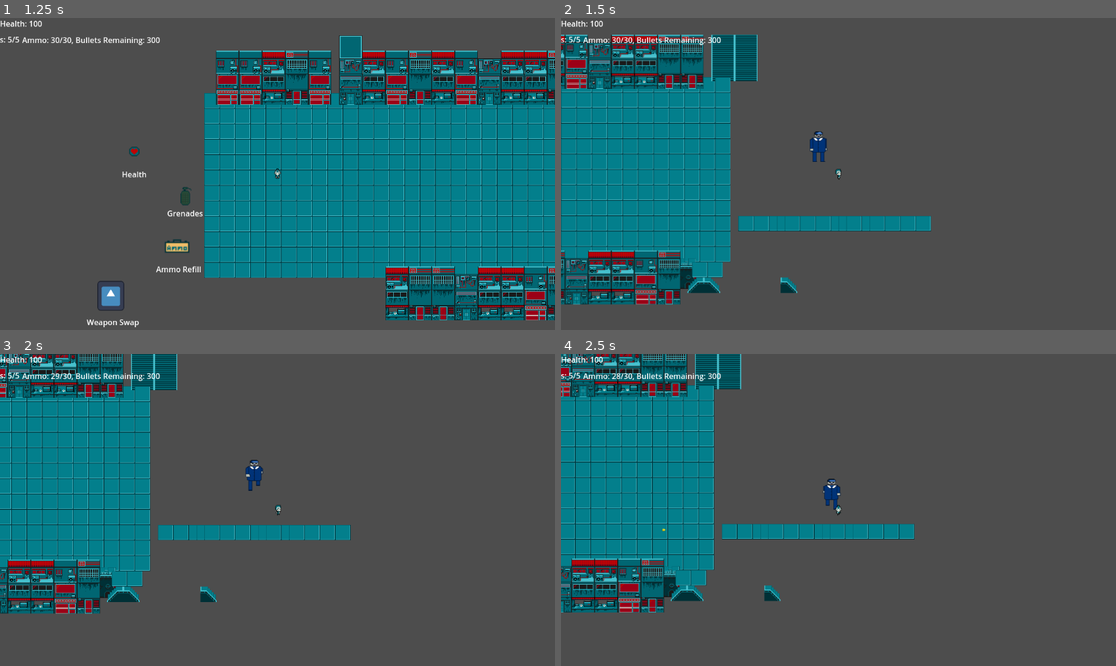
Above: before the commit, frames 1-4 (two rows, left to right).
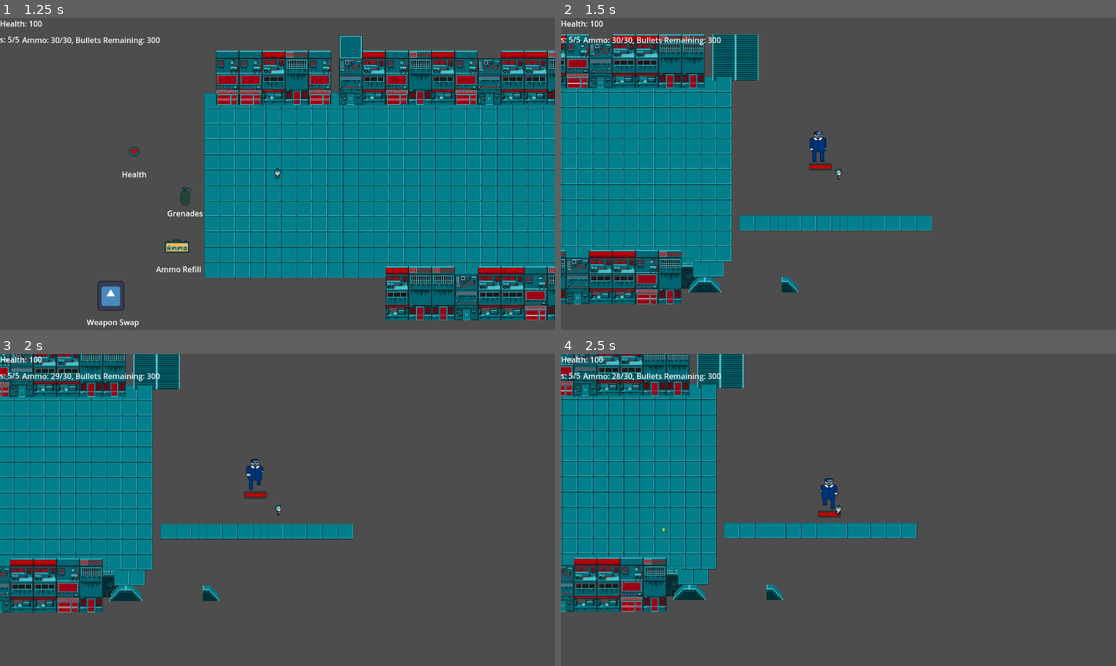
Above: after the commit, the same moments.

Repository: BradMcGlynnUWO/godot-project
Game: Godot game, scene res://main.tscn
Two runs of this game, one before a commit and one after it. Both use one fixed random seed, a clock stepped at 60 frames per second and the inputs below. The engine's default icon, where the game draws it, is replaced by a stand-in: a white triangle on a blue panel in a dark square.
Inputs (mouse positions are in pixels of both pictures, inside the frame that each line leads up to):
- Up to frame 1 (1.25 s): click "Play" at 0.5 s
- Up to frame 2 (1.5 s): tap Enter at 1.25 s; move the mouse to (960, 158) at 1.27 s; hold Right (ui_right) from 1.28 s (still down); tap Shift (dash) at 1.35 s
- Up to frame 3 (2 s): keep holding Right (ui_right); tap Space (ui_select) at 1.52 s
- Up to frame 4 (2.5 s): move the mouse to (727, 525) at 2.02 s; release Right (ui_right) at 2.03 s; hold Down (ui_down) from 2.03 s (still down); tap Shift (dash) at 2.1 s; tap Space (ui_select) at 2.27 s

Frame 1 is identical in both runs. In frame 2, 9.9% of the frame differs, in the area x 0-67%, y 5-92%; in frame 3, 11%; in frame 4, 11%, in the area x 0-65%, y 0-83%.

Commit message:
added brute health bar and fixed collision stuff - removed manual setting of collision layer/mask of bullet. Set its layer in the tscn file instead from the editor - removed some print statements - added health bar for brute which gets reduced every time take_damage gets called - slight refactoring

Diff:
--- a/Temporal Mirage - Cybernetic Reclaim/BaseClasses/Bullets/Bullet.gd
+++ b/Temporal Mirage - Cybernetic Reclaim/BaseClasses/Bullets/Bullet.gd
@@ -9,14 +9,11 @@
 
 
 func _ready():
-	collision_layer = 1 << 2 # This sets the third bit, representing layer 3
-	collision_mask = (1 << 0) | (1 << 1)  # This sets the first and second bits, representing layers 1 (Player) and 2 (Enemy)
 	initial_position = global_position
 
 func _process(delta):
 	global_position += direction * speed * delta
 	if initial_position.distance_to(global_position) > weapon_range:
-		print(initial_position.distance_to(global_position), global_position, weapon_range)
 		queue_free()
 
 func setup(dir: Vector2, spd: float, dmg: int, weapon_range: float) -> void:
@@ -26,7 +23,7 @@
 	self.weapon_range = weapon_range
 
 func _on_body_entered(hitbox):
-	print("Bullet collided with character")
+	print("Bullet collided with something")
 	if hitbox.is_in_group("enemies") or hitbox.is_in_group("player"):
 		if hitbox.get_is_shield_active(): # Check if the character has an active shield
 			reset_bullet() # Reverse the bullet's direction
--- a/Temporal Mirage - Cybernetic Reclaim/BaseClasses/Bullets/Bullet.tscn
+++ b/Temporal Mirage - Cybernetic Reclaim/BaseClasses/Bullets/Bullet.tscn
@@ -8,6 +8,8 @@
 height = 8.0
 
 [node name="Bullet" type="Area2D"]
+collision_layer = 4
+collision_mask = 2
 script = ExtResource("1_nypmm")
 
 [node name="Sprite2D" type="Sprite2D" parent="."]
@@ -15,7 +17,6 @@
 scale = Vector2(0.461914, 0.372559)
 texture = ExtResource("2_lxsdg")
 
-[node name="CollisionShape2D" type="CollisionShape2D" parent="."]
 rotation = 1.5708
 shape = SubResource("CapsuleShape2D_vhcla")
 
--- a/Temporal Mirage - Cybernetic Reclaim/BaseClasses/Weapons/Guns/Gun.gd
+++ b/Temporal Mirage - Cybernetic Reclaim/BaseClasses/Weapons/Guns/Gun.gd
@@ -52,9 +52,6 @@
 			var timer = character.get_tree().create_timer(1.0 / fire_rate) # Create a timer
 			timer.connect("timeout",  Callable(self, "_on_timer_timeout")) # Connect to a new method to reset can_shoot
 
-			print("Character Position: ", character.global_position)
-			print("Target Position: ", target_position)
-			print("Bullet Direction: ", direction)
 			bullets_left -= 1
 			if bullets_left <= 0:
 				start_reloading(character)
--- a/Temporal Mirage - Cybernetic Reclaim/Enemies/Melee/Brute.gd
+++ b/Temporal Mirage - Cybernetic Reclaim/Enemies/Melee/Brute.gd
@@ -11,25 +11,23 @@
 @export var detection_radius: float = 600.0
 
 # Onready variables
-@onready var detection_area: Area2D = $DetectionArea
-@onready var detection_collision_shape: CollisionShape2D = $DetectionArea/CollisionShape2D
+@onready var detection_area: Area2D = $TargetDetectionArea
+@onready var detection_collision_shape: CollisionShape2D = $TargetDetectionArea/CollisionShape2D
 @onready var anim = get_node("AnimationPlayer")
-
-
+@onready var health_bar: ProgressBar = $Health/ProgressBar
 
 func _ready():
 	health = 300 # High health
 	movement_speed = 100.0 # Low movement speed
-	collision_layer = 1 << 1 # This sets the second bit, representing layer 2
-	collision_mask = 1 << 2  # This sets the third bit, representing layer 3 (Bullet)
 
+	health_bar.set_value_no_signal(health)  # set health in health bar
 
 	# Setup detection area
 	var detection_shape: CircleShape2D = CircleShape2D.new()
 	detection_shape.radius = detection_radius
 	detection_collision_shape.shape = detection_shape
 
-func _process(delta):
+func _physics_process(delta):
 	if target:
 		anim.play("walk-towards")
 		var direction_to_target = target.global_position - global_position
@@ -60,9 +58,12 @@
 # Override the take_damage method to prevent knockback
 func take_damage(amount: int) -> void:
 	health -= amount
-	print(health)
+	health_bar.set_value_no_signal(health)
+
 	if health <= 0:
 		die()
+
+	health_bar.set_value_no_signal(health)
 
 func _on_detection_area_body_entered(body):
 	if body.is_in_group("player"):
--- a/Temporal Mirage - Cybernetic Reclaim/Enemies/Melee/Brute.tscn
+++ b/Temporal Mirage - Cybernetic Reclaim/Enemies/Melee/Brute.tscn
@@ -6,12 +6,10 @@
 [ext_resource type="Texture2D" uid="uid://mj4jhe7woqt5" path="res://assets/enemies/hitman/front/idle-look-right.png" id="3_rq0gm"]
 [ext_resource type="Texture2D" uid="uid://q7vumk4nuk7t" path="res://assets/enemies/hitman/walk-towards/frame1.png" id="3_s0qsy"]
 [ext_resource type="Texture2D" uid="uid://b1mb3idg4xo5n" path="res://assets/enemies/hitman/walk-towards/frame3.png" id="4_oahj0"]
-
-[sub_resource type="RectangleShape2D" id="RectangleShape2D_4dqqh"]
-size = Vector2(66, 101)
+[ext_resource type="PackedScene" uid="uid://o47gknhhjjsj" path="res://Enemies/Melee/health_bar.tscn" id="7_h4yhv"]
 
 [sub_resource type="CircleShape2D" id="CircleShape2D_58v24"]
-radius = 166.003
+radius = 220.0
 
 [sub_resource type="SpriteFrames" id="SpriteFrames_6fqov"]
 animations = [{
@@ -121,16 +119,22 @@
 "walk-towards": SubResource("Animation_p7061")
 }
 
-[node name="Brute" type="CharacterBody2D"]
+[sub_resource type="RectangleShape2D" id="RectangleShape2D_pl2hr"]
+size = Vector2(38, 79)
+
+[sub_resource type="RectangleShape2D" id="RectangleShape2D_7aon3"]
+size = Vector2(28, 63)
+
+[node name="Brute" type="CharacterBody2D" groups=["enemies"]]
+collision_layer = 2
+collision_mask = 5
 script = ExtResource("1_iudeu")
 
-[node name="Hitbox" type="CollisionShape2D" parent="."]
-position = Vector2(1, 1)
-shape = SubResource("RectangleShape2D_4dqqh")
+[node name="TargetDetectionArea" type="Area2D" parent="."]
+collision_layer = 2
+collision_mask = 13
 
-[node name="DetectionArea" type="Area2D" parent="."]
-
-[node name="CollisionShape2D" type="CollisionShape2D" parent="DetectionArea"]
+[node name="CollisionShape2D" type="CollisionShape2D" parent="TargetDetectionArea"]
 position = Vector2(-3, 0)
 shape = SubResource("CircleShape2D_58v24")
 
@@ -145,5 +149,21 @@
 "": SubResource("AnimationLibrary_dcnbj")
 }
 
-[connection signal="body_entered" from="DetectionArea" to="." method="_on_detection_area_body_entered"]
-[connection signal="body_exited" from="DetectionArea" to="." method="_on_detection_area_body_exited"]
+[node name="Health" parent="." instance=ExtResource("7_h4yhv")]
+offset_left = 3.0
+offset_top = 42.0
+offset_right = 3.08798
+offset_bottom = 42.184
+
+[node name="Hitbox" type="Area2D" parent="." groups=["enemies"]]
+
+[node name="CollisionShape2D" type="CollisionShape2D" parent="Hitbox" groups=["enemies"]]
+position = Vector2(2, -3)
+shape = SubResource("RectangleShape2D_pl2hr")
+
+[node name="BruteBody" type="CollisionShape2D" parent="."]
+position = Vector2(3, -0.5)
+shape = SubResource("RectangleShape2D_7aon3")
+
+[connection signal="body_entered" from="TargetDetectionArea" to="." method="_on_detection_area_body_entered"]
+[connection signal="body_exited" from="TargetDetectionArea" to="." method="_on_detection_area_body_exited"]
--- /dev/null
+++ b/Temporal Mirage - Cybernetic Reclaim/Enemies/Melee/health_bar.tscn
@@ -0,0 +1,22 @@
+[gd_scene load_steps=2 format=3 uid="uid://o47gknhhjjsj"]
+
+[ext_resource type="Theme" uid="uid://dktv2i0iswy38" path="res://Enemies/styles/theme1.tres" id="1_rsqdm"]
+
+[node name="Control" type="Control"]
+layout_mode = 3
+anchor_right = 0.121
+anchor_bottom = 0.113
+offset_right = -0.392014
+offset_bottom = -0.224007
+grow_horizontal = 2
+grow_vertical = 2
+
+[node name="ProgressBar" type="ProgressBar" parent="."]
+layout_mode = 0
+offset_left = -23.0
+offset_top = -7.0
+offset_right = 25.0
+offset_bottom = 8.0
+theme = ExtResource("1_rsqdm")
+step = 1.0
+show_percentage = false
--- /dev/null
+++ b/Temporal Mirage - Cybernetic Reclaim/Enemies/styles/theme1.tres
@@ -0,0 +1,39 @@
+[gd_resource type="Theme" load_steps=4 format=3 uid="uid://dktv2i0iswy38"]
+
+[sub_resource type="FontFile" id="FontFile_ti6as"]
+cache/0/16/0/ascent = 0.0
+cache/0/16/0/descent = 0.0
+cache/0/16/0/underline_position = 0.0
+cache/0/16/0/underline_thickness = 0.0
+cache/0/16/0/scale = 1.0
+cache/0/16/0/kerning_overrides/16/0 = Vector2(0, 0)
+
+[sub_resource type="StyleBoxFlat" id="StyleBoxFlat_ehvej"]
+bg_color = Color(0.101961, 0.101961, 0.101961, 1)
+border_color = Color(0.2, 0.2, 0.2, 1)
+corner_radius_top_left = 4
+corner_radius_top_right = 4
+corner_radius_bottom_right = 4
+corner_radius_bottom_left = 4
+
+[sub_resource type="StyleBoxFlat" id="StyleBoxFlat_x8u8r"]
+bg_color = Color(0.74902, 0.0156863, 0.0156863, 1)
+border_width_left = 2
+border_width_top = 4
+border_width_right = 2
+border_width_bottom = 4
+border_color = Color(0.2, 0.2, 0.2, 1)
+corner_radius_top_left = 4
+corner_radius_top_right = 4
+corner_radius_bottom_right = 4
+corner_radius_bottom_left = 4
+
+[resource]
+ProgressBar/colors/font_color = Color(0, 0, 0, 1)
+ProgressBar/colors/font_outline_color = Color(0, 0, 0, 1)
+ProgressBar/colors/font_shadow_color = Color(0, 0, 0, 1)
+ProgressBar/constants/outline_size = 0
+ProgressBar/font_sizes/font_size = 16
+ProgressBar/fonts/font = SubResource("FontFile_ti6as")
+ProgressBar/styles/background = SubResource("StyleBoxFlat_ehvej")
+ProgressBar/styles/fill = SubResource("StyleBoxFlat_x8u8r")
--- a/Temporal Mirage - Cybernetic Reclaim/Player/Character.tscn
+++ b/Temporal Mirage - Cybernetic Reclaim/Player/Character.tscn
@@ -253,7 +253,7 @@
 }
 
 [node name="BaseCharacter" type="CharacterBody2D" groups=["player"]]
-collision_mask = 8
+collision_mask = 12
 script = ExtResource("1_5yn6c")
 
 [node name="CollisionShape2D" type="CollisionShape2D" parent="." groups=["player"]]
Not shown: 1 places in Temporal Mirage - Cybernetic Reclaim/Enemies/Melee/Brute.tscn that only renumber resources
